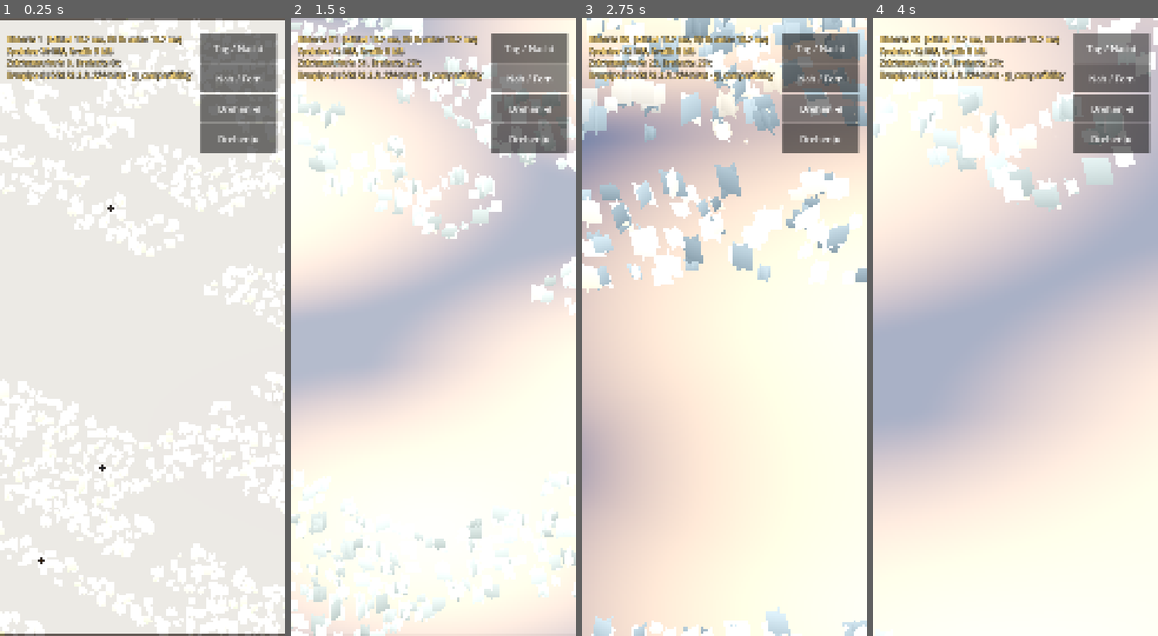
Above: before the commit, frames 1-4 (left to right).
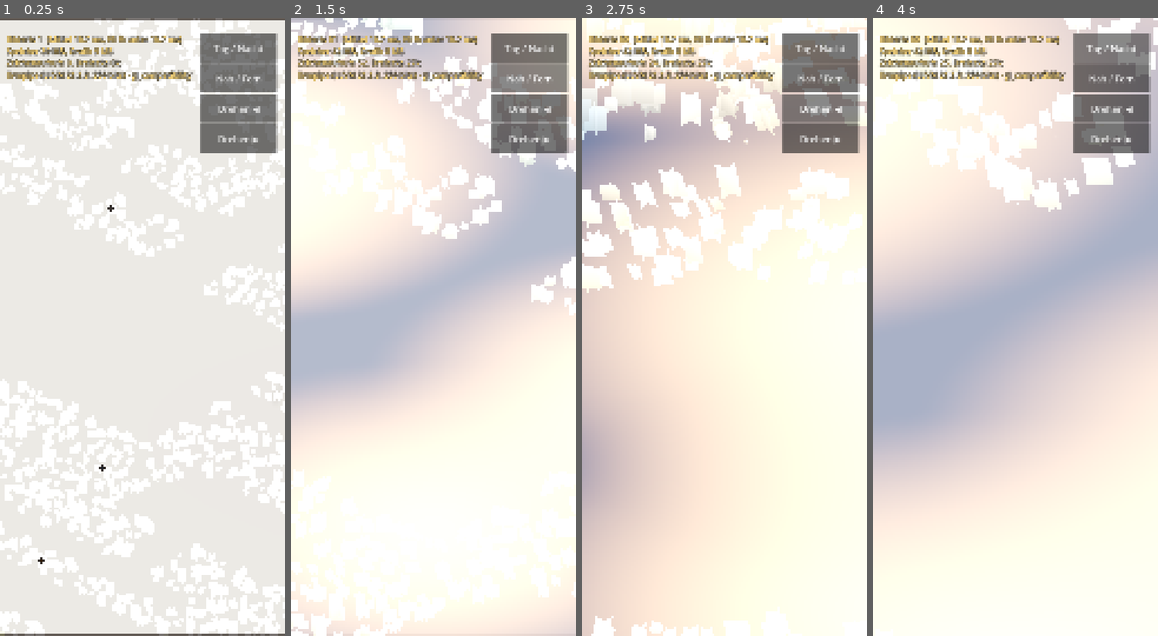
Above: after the commit, the same moments.

Repository: tramour-cmyk/androidapp_rpg_bornim
Game: Godot game, scene res://main.tscn
Same seed, same stepped clock (60 frames per second), same inputs: the game is played once before the commit and once after it.
Inputs:
- Up to frame 1 (0.25 s): no input
- Up to frame 2 (1.5 s): click "Tag / Nacht" at 0.5 s; click "Nah / Fern" at 1.25 s
- Up to frame 3 (2.75 s): click "Drehen ◀" at 2 s
- Up to frame 4 (4 s): click "Drehen ▶" at 2.75 s; click "Tag / Nacht" at 3.5 s

The runs differ from the first frame. In frame 2, 3.1% of the frame differs, in the area x 0-100%, y 0-100%; in frame 3, 8.2%; in frame 4, 2.0%.

Commit message:
348.5: Blueten ohne Tusche (Schablone), Held mit feinerer Linie und Aufhellung im Schatten (nicht nachts), Grasrueckseite beleuchtet
Co-Authored-By: Claude Opus 5.5 <noreply@anthropic.com>
Claude-Session: https://claude.ai/code/session_01KCxc8hNNVcDSo9r43JBPZr

Diff:
--- a/tools/godot348/halm.gdshader
+++ b/tools/godot348/halm.gdshader
@@ -18,6 +18,7 @@
 void fragment() {
 	vec4 c = texture(tex, UV);
 	if (c.a < 0.5) discard;
+	if (!FRONT_FACING) NORMAL = -NORMAL;   // Rueckseite wie Vorderseite beleuchten (Build 11: nachts halbe Bueschel schwarz)
 	ALBEDO = c.rgb * tint * (0.82 + 0.18 * (1.0 - UV.y));
 	ROUGHNESS = 1.0; SPECULAR = 0.0; METALLIC = 0.0;
 }
--- a/tools/godot348/main.gd
+++ b/tools/godot348/main.gd
@@ -57,7 +57,7 @@
 	var dorf := load_glb("res://daten/dorf.bin")
 	dorf.scale = Vector3.ONE * S
 	add_child(dorf)
-	paint(dorf)
+	paint(dorf, 0)
 	var wiese := MeshInstance3D.new()
 	var pm := PlaneMesh.new()
 	pm.size = Vector2(160, 160)
@@ -68,7 +68,7 @@
 	held = load_glb("res://daten/held.bin")
 	held.scale = Vector3.ONE * S
 	add_child(held)
-	paint(held)
+	paint(held, 2)
 	anim = find(held, "AnimationPlayer") as AnimationPlayer
 	for n in ["Gehen", "Stehen"]:
 		if anim and anim.has_animation(n): anim.get_animation(n).loop_mode = Animation.LOOP_LINEAR
@@ -153,7 +153,17 @@
 	texcache[t] = r
 	return r
 
-func paint(n: Node) -> void:
+# Schablone (Stencil) fuer die Tusche: 1 = Blueten (ohne Linie, sonst schwarze Kaefer), 2 = Held (feinere Linie)
+var marked := {}
+var held_mats: Array[ShaderMaterial] = []
+func toon_mark(k: int) -> Shader:
+	if not marked.has(k):
+		var sh := Shader.new()
+		sh.code = toon.code.replace("render_mode cull_disabled, specular_disabled;", "render_mode cull_disabled, specular_disabled;\nstencil_mode write, compare_always, %d;" % k)
+		marked[k] = sh
+	return marked[k]
+
+func paint(n: Node, mark: int) -> void:
 	if n is MeshInstance3D:
 		var mi := n as MeshInstance3D
 		var nm := String(mi.name)
@@ -170,7 +180,9 @@
 				m.shader = load("res://wasser.gdshader")
 				wasser = m
 			else:
-				m.shader = toon
+				var rn := String(src.resource_name) if src else ""
+				m.shader = toon_mark(mark) if mark else (toon_mark(1) if rn.begins_with("bluete") else toon)
+				if mark == 2: held_mats.append(m)     # Held im Schatten nicht nur Umriss (Build 11), nachts nicht (sonst leuchtet er)
 				var tex: Texture2D = null
 				if src is BaseMaterial3D: tex = (src as BaseMaterial3D).albedo_texture
 				m.set_shader_parameter("tex", mip(tex) if tex else bild("weiss"))
@@ -179,7 +191,7 @@
 				if nm.begins_with("Dorf"): dorf_mats.append(m)
 			mi.set_surface_override_material(i, m)
 		print("NETZ ", nm, " Flaechen ", mi.mesh.get_surface_count())
-	for c in n.get_children(): paint(c)
+	for c in n.get_children(): paint(c, mark)
 
 # ---------------------------------------------------------------- Kacheln, Wegsuche
 func tile_pos(t: Vector2i) -> Vector3:
@@ -238,6 +250,7 @@
 		add_child(o)
 		lamps.append(o)
 	apply_night()
+	for hm in held_mats: hm.set_shader_parameter("fill", 0.42 * (1.0 - night))
 
 func apply_night() -> void:
 	var k := night
@@ -468,7 +481,15 @@
 	cam.far = 120.0
 	cam.rotation_degrees = Vector3(-30, yaw, 0)
 	add_child(cam)
-	# Tusche: Bildschirmflaeche vor der Kamera
+	# Tusche: Bildschirmflaechen vor der Kamera, Welt (Schablone 0) und Held (Schablone 2, feiner)
+	var tu: Shader = load("res://tusche.gdshader")
+	var tu_held := Shader.new()
+	tu_held.code = tu.code.replace("stencil_mode read, compare_equal, 0;", "stencil_mode read, compare_equal, 2;")
+	for k in 2:
+		tusche_quad(tu if k == 0 else tu_held, 1.3 if k == 0 else 0.8, 1.25 if k == 0 else 1.0)
+	follow(1.0)
+
+func tusche_quad(sh: Shader, w: float, dick: float) -> void:
 	var q := MeshInstance3D.new()
 	var qm := QuadMesh.new()
 	qm.size = Vector2(2, 2)
@@ -476,12 +497,13 @@
 	q.extra_cull_margin = 16384.0
 	q.cast_shadow = GeometryInstance3D.SHADOW_CASTING_SETTING_OFF
 	var m := ShaderMaterial.new()
-	m.shader = load("res://tusche.gdshader")
+	m.shader = sh
+	m.set_shader_parameter("px", w)
+	m.set_shader_parameter("dick", dick)
 	q.material_override = m
 	cam.add_child(q)
 	if "--ohnetusche" in OS.get_cmdline_user_args(): q.visible = false
 	q.position = Vector3(0, 0, -1)
-	follow(1.0)
 
 func follow(k: float) -> void:
 	yaw = lerpf(yaw, yaw_goal, minf(1.0, k * 1.6))
--- a/tools/godot348/toon.gdshader
+++ b/tools/godot348/toon.gdshader
@@ -3,6 +3,7 @@
 render_mode cull_disabled, specular_disabled;
 uniform sampler2D tex : source_color, filter_linear_mipmap_anisotropic, repeat_enable;
 uniform float glow = 0.0;
+uniform float fill = 0.0;          // Held: Mindesthelligkeit im Schatten
 uniform float sway = 0.0;          // Laub: im Wind wiegen
 uniform float cut_on = 0.0;        // Nahstufe: Hohes vor dem Helden wegschneiden, Boden bleibt
 uniform vec3 cut_pos = vec3(0.0);
@@ -36,5 +37,6 @@
 	float b;
 	if (LIGHT_IS_DIRECTIONAL) b = smoothstep(0.38, 0.5, l) * 0.45 + smoothstep(0.04, 0.12, l) * 0.55;   // Sonne, Mond: drei Stufen, weiche Kante
 	else b = ndl * smoothstep(0.0, 1.0, ATTENUATION);                                                     // Lampen, Fackel: weicher Schein
+	if (LIGHT_IS_DIRECTIONAL) b = max(b, fill);
 	DIFFUSE_LIGHT += b * LIGHT_COLOR / PI;
 }
--- a/tools/godot348/tusche.gdshader
+++ b/tools/godot348/tusche.gdshader
@@ -1,9 +1,11 @@
 // Tusche nach Licht: Kanten aus der Tiefe (Umriss und Knick), im Schatten dick, im Licht duenner (Chef 25.10.: „Tusche dicke“).
 shader_type spatial;
 render_mode unshaded, cull_disabled, depth_draw_never, blend_mix, fog_disabled;
+stencil_mode read, compare_equal, 0;   // nur, wo nichts markiert ist (main.gd: 1 Blueten, 2 Held mit eigener Flaeche)
 uniform sampler2D depth_tex : hint_depth_texture, filter_nearest;
 uniform sampler2D screen_tex : hint_screen_texture, filter_nearest;
 uniform float px = 1.3;            // Linienbreite in Bildpunkten bei 540 Punkten Bildbreite, waechst mit der Aufloesung
+uniform float dick = 1.25;         // Faktor im Schatten (Build 11: 1,5 zu dick am Helden)
 uniform float knick = 0.06;        // Meter: Krümmung der Tiefe, ab der eine Linie entsteht
 uniform vec3 ink : source_color = vec3(0.07, 0.05, 0.04);
 void vertex() { POSITION = vec4(VERTEX.xy, 1.0, 1.0); }
@@ -19,7 +21,7 @@
 	vec3 c = texture(screen_tex, SCREEN_UV).rgb;
 	float lum = dot(c, vec3(0.2126, 0.7152, 0.0722));
 	float hell = smoothstep(0.1, 0.6, lum);
-	vec2 e = px * mix(1.5, 1.0, hell) * max(1.0, min(VIEWPORT_SIZE.x, VIEWPORT_SIZE.y) / 540.0) / VIEWPORT_SIZE;
+	vec2 e = px * mix(dick, 1.0, hell) * max(1.0, min(VIEWPORT_SIZE.x, VIEWPORT_SIZE.y) / 540.0) / VIEWPORT_SIZE;
 	float z = lz(SCREEN_UV, INV_PROJECTION_MATRIX);
 	float zl = lz(SCREEN_UV - vec2(e.x, 0), INV_PROJECTION_MATRIX), zr = lz(SCREEN_UV + vec2(e.x, 0), INV_PROJECTION_MATRIX);
 	float zd = lz(SCREEN_UV - vec2(0, e.y), INV_PROJECTION_MATRIX), zu = lz(SCREEN_UV + vec2(0, e.y), INV_PROJECTION_MATRIX);
Not shown, changed: tools/blender348/v3/dorf.py
